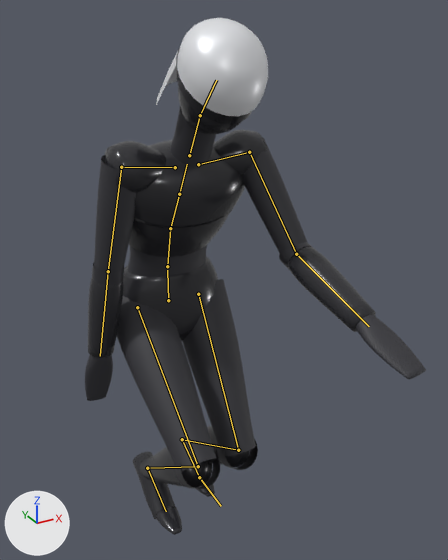
One commit to the glTF model assets/pilgrim/pilgrim.glb: the scene before it, then after it.
Both versions are drawn from a 50 mm camera at (-0.604, -1.409, 1.69) aimed at (0.158, -0.024, 0.998). The axes (+X, +Y, +Z) are drawn at lower left. The lights are the same throughout. The first picture is the older version. Both versions are drawn at frame 12 of the action 'strike_down'; the numbers are the values there. The bones that change, and the others that lie on the model, are drawn over the model as lines.

Objects in the first picture: 'Body'.
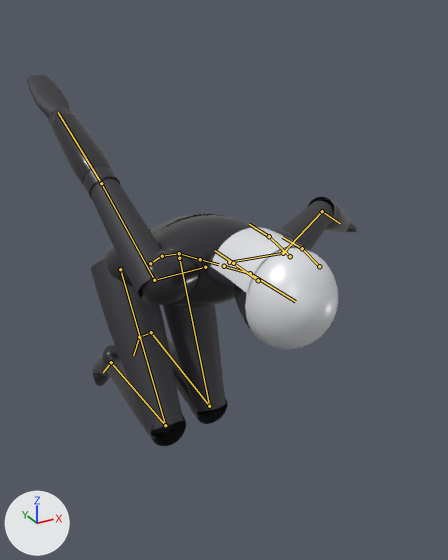
What differs and where, as boxes (x1, y1, x2, y2) in the pictures (448 x 560 px):
'Body', posed (28% shorter)
    before: (85, 18, 426, 535)
    after: (26, 75, 357, 446)
bone 'Hips', root to tip
    before: (168, 300) to (167, 270)
    after: (150, 263) to (160, 256)
bone 'LeftUpperLeg', root to tip
    before: (198, 294) to (238, 450)
    after: (179, 258) to (209, 406)
bone 'LeftLowerLeg', root to tip
    before: (238, 450) to (182, 439)
    after: (209, 406) to (151, 332)
bone 'LeftFoot', root to tip
    before: (182, 439) to (199, 477)
    after: (151, 332) to (139, 337)
bone 'RightUpperLeg', root to tip
    before: (137, 307) to (198, 466)
    after: (120, 269) to (165, 425)
bone 'RightLowerLeg', root to tip
    before: (198, 466) to (147, 468)
    after: (165, 425) to (111, 362)
bone 'RightFoot', root to tip
    before: (147, 468) to (166, 511)
    after: (111, 362) to (103, 372)
bone 'Spine', root to tip
    before: (167, 266) to (170, 228)
    after: (162, 256) to (179, 253)
bone 'Chest', root to tip
    before: (170, 228) to (179, 194)
    after: (179, 253) to (200, 259)
bone 'LeftUpperArm', root to tip
    before: (249, 152) to (296, 254)
    after: (283, 253) to (322, 211)
bone 'Head', root to tip
    before: (200, 115) to (216, 80)
    after: (250, 273) to (295, 301)
bone 'RightUpperArm', root to tip
    before: (121, 167) to (108, 271)
    after: (154, 280) to (101, 183)

The edits, one by one:
Bone 'Hips' (bone_hips) moves from (0.0, 0.0, 0.0) to (0.0, 0.066, -0.119).
Bone 'Hips' (bone_hips) turns from (0, 0, 0) to (58, 0, 0) degrees about its own x, y and z.
Bone 'LeftUpperLeg' (bone_leftupperleg) turns from (-29, 0, 0) to (-80, 0, 0) degrees about its own x, y and z.
Bone 'LeftLowerLeg' (bone_leftlowerleg) turns from (87, 0, 0) to (115, 0, 0) degrees about its own x, y and z.
Bone 'LeftFoot' (bone_leftfoot) turns from (-57, 0, 0) to (30, 0, 0) degrees about its own x, y and z.
Bone 'RightUpperLeg' (bone_rightupperleg) turns from (-50, 0, 0) to (-95, 0, 0) degrees about its own x, y and z.
Bone 'RightLowerLeg' (bone_rightlowerleg) turns from (101, 0, 0) to (120, 0, 0) degrees about its own x, y and z.
Bone 'RightFoot' (bone_rightfoot) turns from (-51, 0, 0) to (30, 0, 0) degrees about its own x, y and z.
Bone 'Spine' (bone_spine) turns from (15, 0, 0) to (10, 0, 0) degrees about its own x, y and z.
Bone 'Chest' (bone_chest) turns from (15, 0, 0) to (10, 0, 0) degrees about its own x, y and z.
Bone 'LeftUpperArm' (bone_leftupperarm) turns from (-84, -69, 0) to (-34, 21, 0) degrees about its own x, y and z.
Bone 'Head' (bone_head) turns from (14, 0, 0) to (10, 0, 0) degrees about its own x, y and z.
Bone 'RightUpperArm' (bone_rightupperarm) turns from (-84, 16, 0) to (-84, -48, 0) degrees about its own x, y and z.
